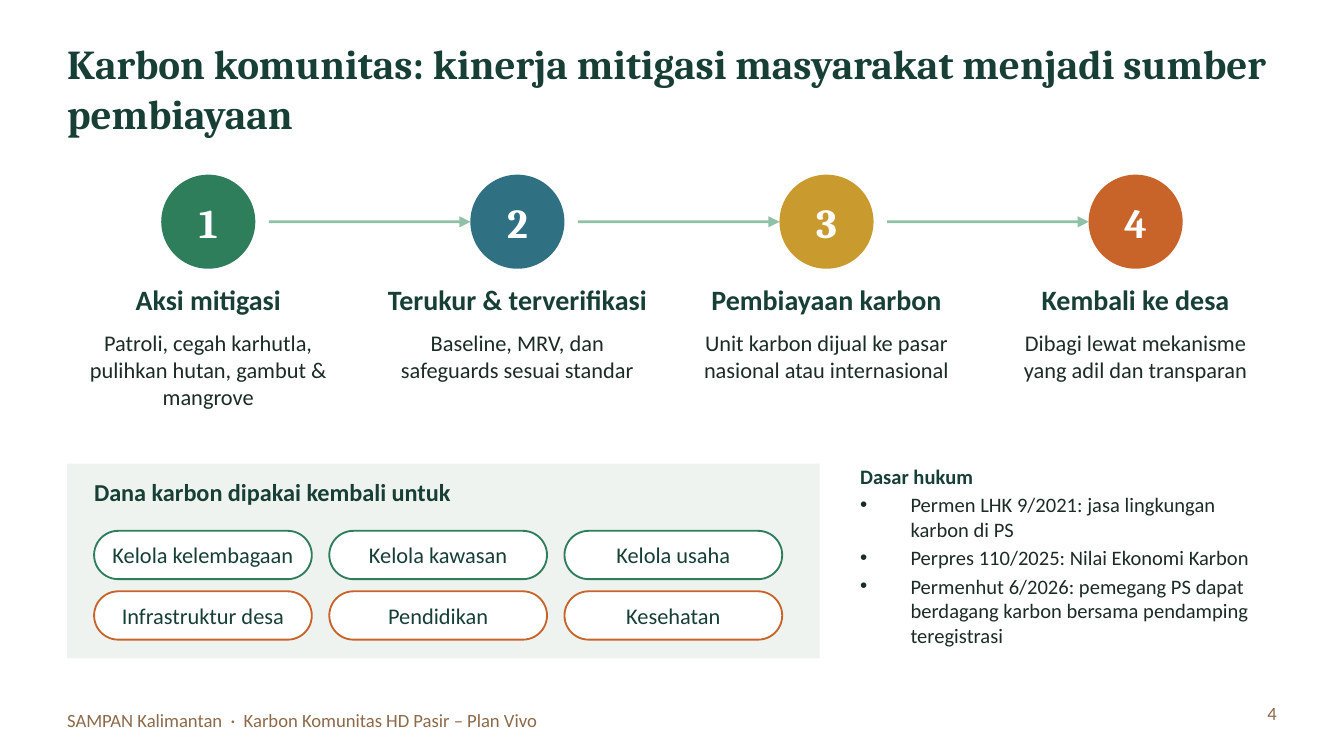
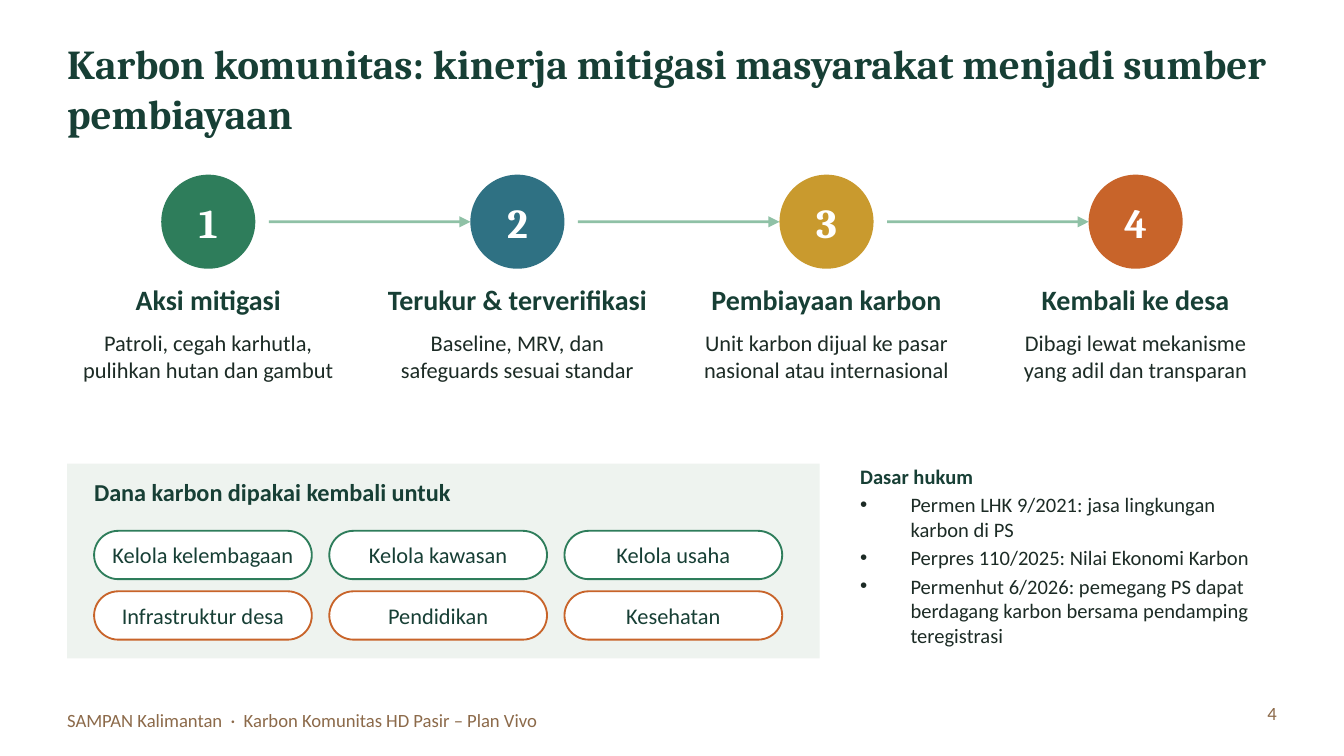
Before and after one commit to revoliaaa/revi, a slide deck: slide 4 of Kickoff_PlanVivo_HD_Pasir.pptx. Drawn at 1344x756 pixels with LibreOffice and Linux fonts; fonts in the diff are those of the drawing. Boxes give left, top, right and bottom in pixels: in the first picture for what was removed or moved away, otherwise in the second. Text is boxed around its words. In the diff, an @@ line names an element or a change of style, - is before the commit and + after.

```diff
--- a/Kickoff_PlanVivo_HD_Pasir.pptx
+++ b/Kickoff_PlanVivo_HD_Pasir.pptx
@@ text at (83, 335, 333, 382): text changed @@
-Patroli, cegah karhutla, pulihkan hutan, gambut & mangrove
+Patroli, cegah karhutla, pulihkan hutan dan gambut
```
Also in this commit, not shown: 5 other slides changed, 2 slides added, 1 slide removed.
